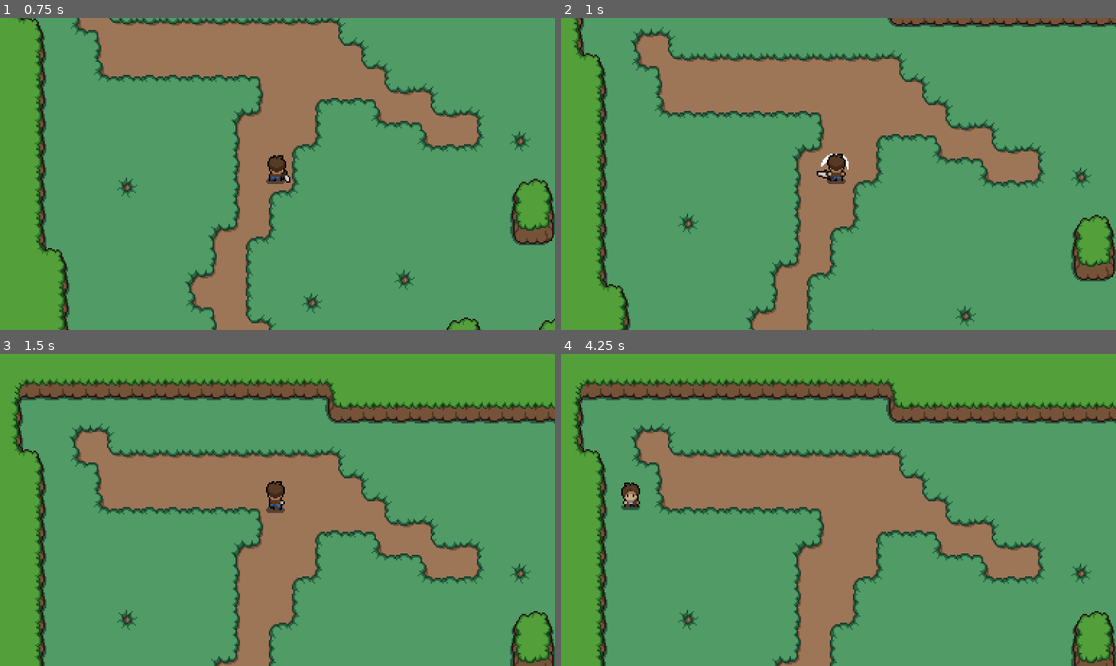
Above: before the commit, frames 1-4 (two rows, left to right).
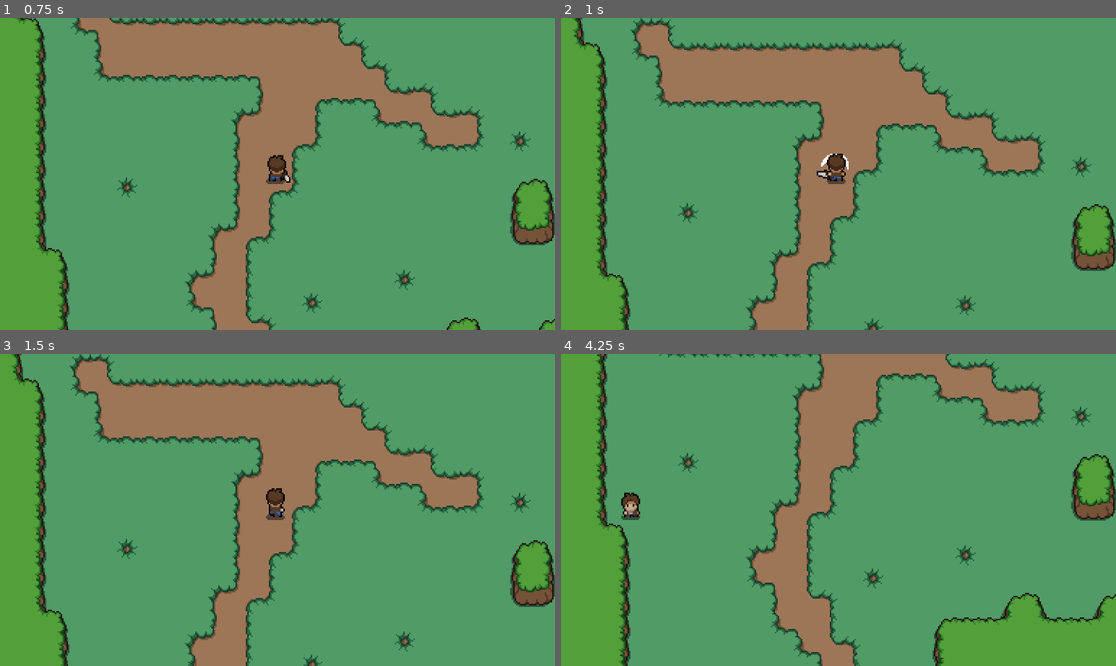
Above: after the commit, the same moments.

Repository: westonkelliher/Slimer
Game: Godot game, scene res://level_1.tscn
Same seed, same stepped clock (60 frames per second), same inputs: the game is played once before the commit and once after it.
Inputs (mouse positions are in pixels of both pictures, inside the frame that each line leads up to):
- Up to frame 1 (0.75 s): move the mouse to (249, 236) at 0.52 s; hold W (move_up) from 0.53 s (still down); click (249, 236) at 0.6 s
- Up to frame 2 (1 s): keep holding W (move_up)
- Up to frame 3 (1.5 s): keep holding W (move_up); move the mouse to (444, 556) at 1.27 s; click (444, 556) at 1.35 s
- Up to frame 4 (4.25 s): move the mouse to (672, 463) at 2.02 s; release W (move_up) at 2.03 s; hold A (move_left) 2.03-3.53 s; click (672, 463) at 2.1 s; move the mouse to (866, 510) at 2.77 s; click (866, 510) at 2.85 s; move the mouse to (755, 432) at 3.52 s; hold S (move_down) from 3.53 s (still down); click (755, 432) at 3.6 s

Frame 1 is identical in both runs. In frame 2, 14% of the frame differs, in the area x 2-100%, y 0-100%; in frame 3, 49%; in frame 4, 49%.

Commit message:
collision

Diff:
--- a/player_guy.gd
+++ b/player_guy.gd
@@ -22,7 +22,8 @@
 	apply_forces(delta)
 
 func apply_forces(delta: float) -> void:
-	position += move_velocity*delta
+	velocity = move_velocity
+	move_and_slide()
 
 func check_for_attack_start() -> void:
 	var atk_dir := get_attack_direction()
